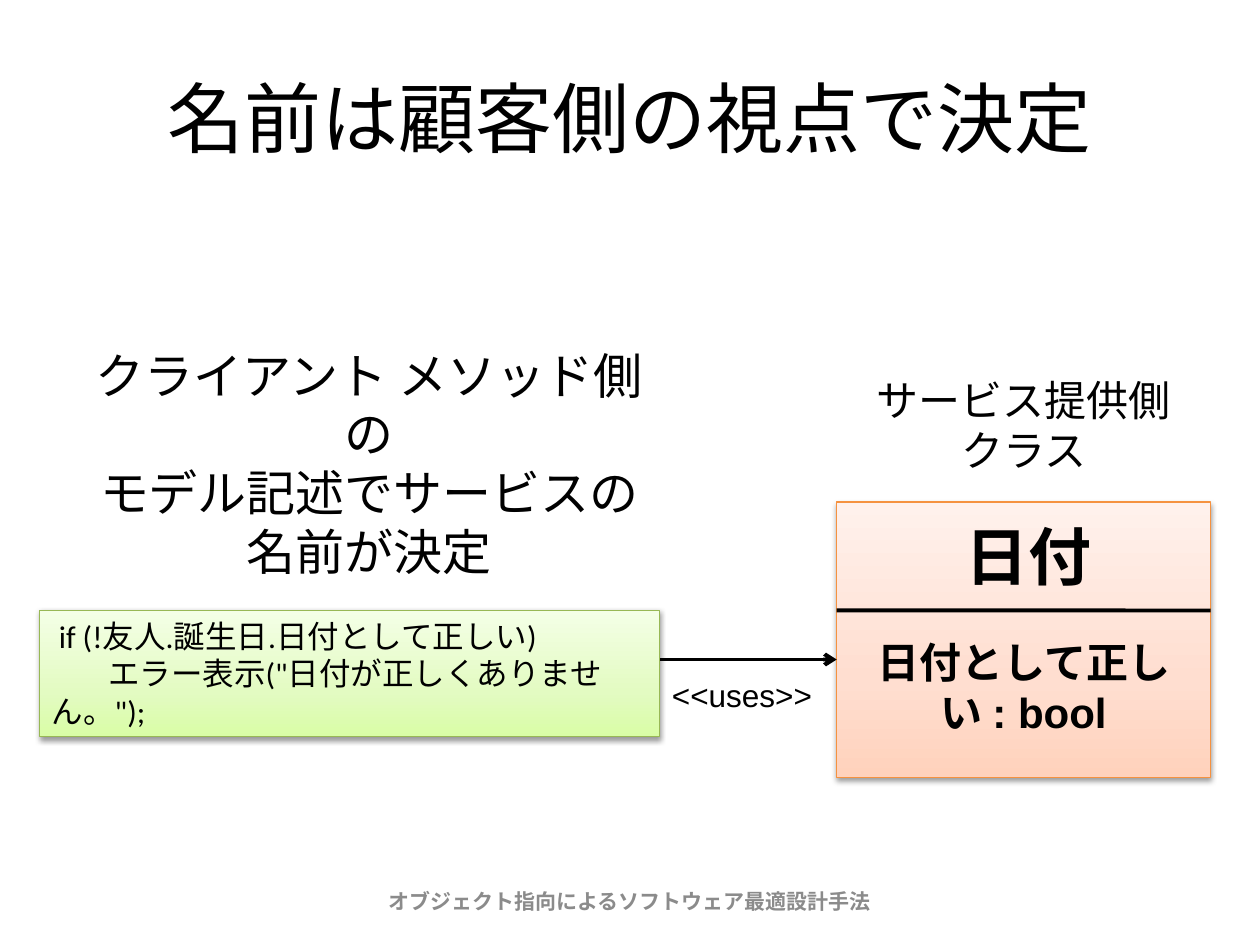
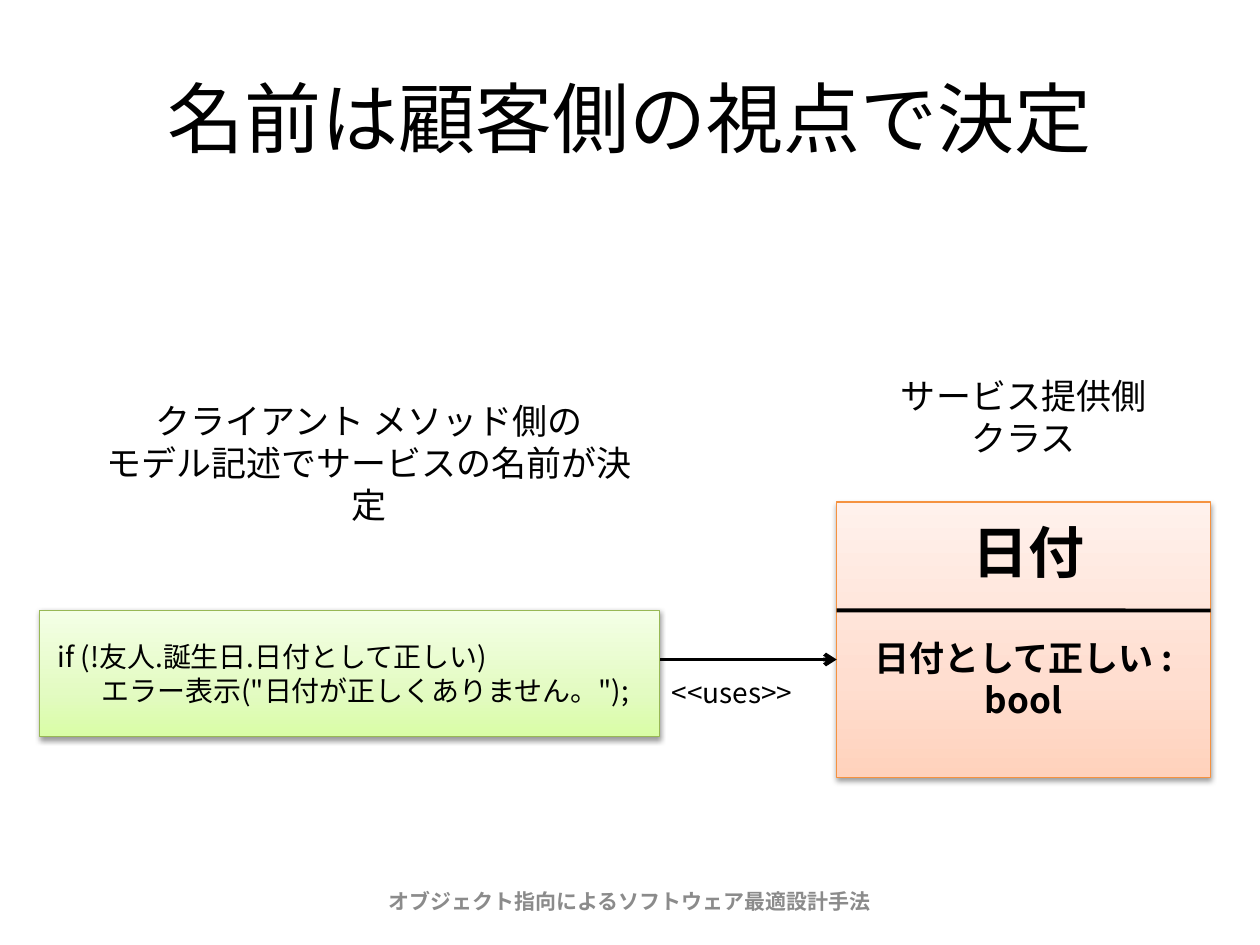
Before and after one commit to Fujiwo/Shos.ProgrammingBestPracticesAndPrinciples, a slide deck: slide 69 of 参考資料/元資料/オブジェクト指向によるソフトウェア最適設計手法 名前編.pptx. Drawn at 1260x945 pixels with LibreOffice and Linux fonts; fonts in the diff are those of the drawing. Boxes give left, top, right and bottom in pixels: in the first picture for what was removed or moved away, otherwise in the second. Text is boxed around its words. In the diff, an @@ line names an element or a change of style, - is before the commit and + after.

```diff
--- a/参考資料/元資料/オブジェクト指向によるソフトウェア最適設計手法 名前編.pptx
+++ b/参考資料/元資料/オブジェクト指向によるソフトウェア最適設計手法 名前編.pptx
@@ text "クライアント メソッド側の モデル記述でサービスの名前が決定" at [106,405,632,521]: size 28 to 20 pt, font Calibri to Noto Sans CJK JP @@
@@ text "サービス提供側" at [901,379,1146,453]: size 24 to 20 pt, font Calibri to Noto Sans CJK JP @@
@@ text "日付" at [973,526,1085,578]: size 36 to 32 pt, font Arial to Noto Sans CJK JP @@
@@ rectangle "if (!友人.誕生日.日付として正しい)" at [39,610,659,736]: size 18 to 16 pt, font Calibri to Noto Sans CJK JP @@
@@ text "日付として正しい : bool" at [874,641,1153,714]: size 24 to 20 pt, font Arial to Noto Sans CJK JP @@
@@ text "<<uses>>" at [672,686,793,704]: size 18 to 16 pt, font Arial to Noto Sans CJK JP @@
```
Also in this commit, not shown: 7 other slides changed, 30 other files.
